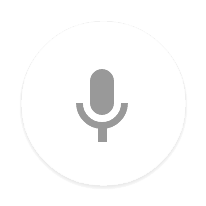
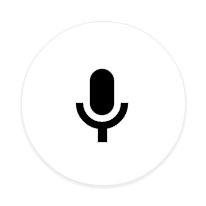
Revision of a layered 206 × 206 image; what changed, layer by layer:
painted on "Layer 1" over <box>21,21,186,186</box>
